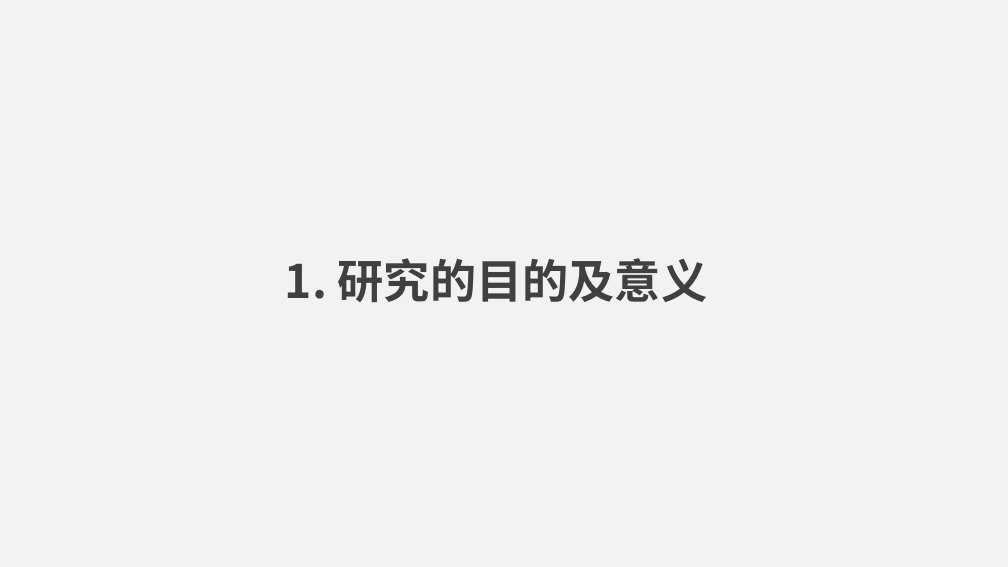
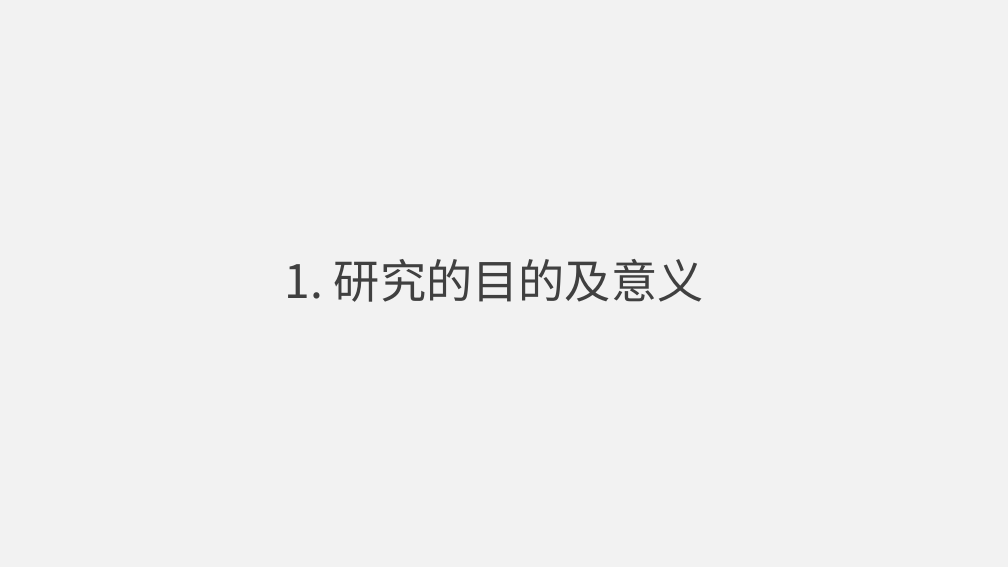
Before and after one commit to jumper3/paper, a slide deck: slide 3 of 开题报告/答辩.pptx. Drawn at 1008x567 pixels with LibreOffice and Linux fonts; fonts in the diff are those of the drawing. Boxes give left, top, right and bottom in pixels: in the first picture for what was removed or moved away, otherwise in the second. Text is boxed around its words. In the diff, an @@ line names an element or a change of style, - is before the commit and + after.

```diff
--- a/开题报告/答辩.pptx
+++ b/开题报告/答辩.pptx
@@ title "1. 研究的目的及意义" at (x1=285, y1=259, x2=704, y2=302): font Noto Sans CJK JP to Noto Sans CJK SC, bold off @@
```
Also in this commit, not shown: 1 other slide changed, 3 other files.
